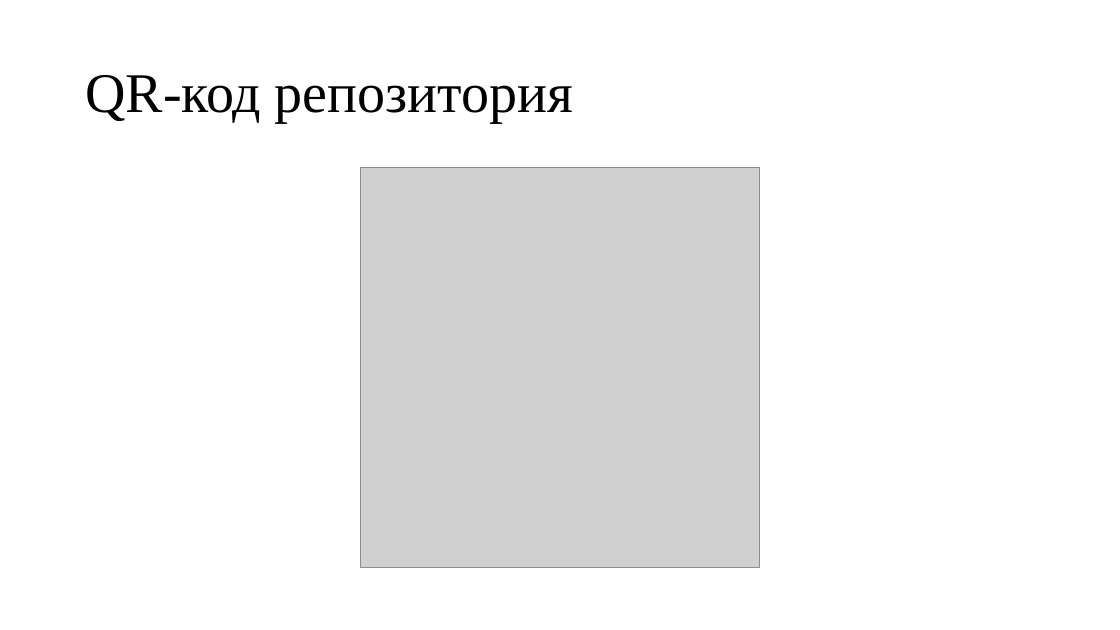
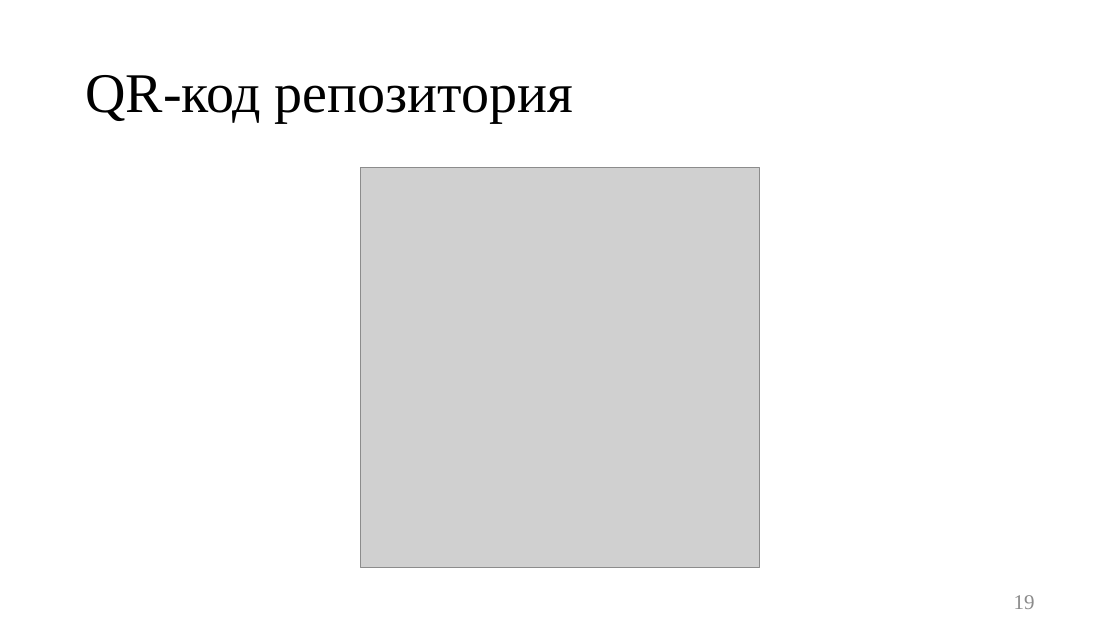
Before and after one commit to mrcirniko/vkr-tsirulev-nv, a slide deck: slide 19 of Презентация_к_ВКР_ЦирулевНВ_М8О-408Б-22.pptx (slide 18 before the commit). Drawn at 1120x630 pixels with LibreOffice and Linux fonts; fonts in the diff are those of the drawing; grey boxes stand for pictures. Boxes give left, top, right and bottom in pixels: in the first picture for what was removed or moved away, otherwise in the second. Text is boxed around its words. In the diff, an @@ line names an element or a change of style, - is before the commit and + after.

```diff
--- a/Презентация_к_ВКР_ЦирулевНВ_М8О-408Б-22.pptx
+++ b/Презентация_к_ВКР_ЦирулевНВ_М8О-408Б-22.pptx
@@ page number added at [1014, 595, 1035, 609], 18 pt, text #8C8C8C @@
+19
```
Also in this commit, not shown: 15 other slides changed, 3 slides added, 2 slides removed, 4 other files.
